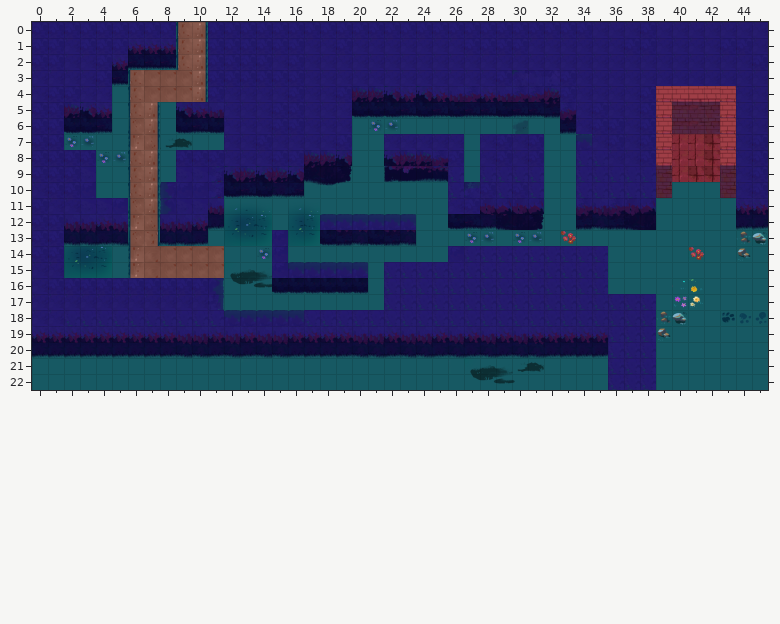
A Tiled map gets an edit: assets/maps/medium7.tmx. Above: the version before the commit.
Cells are 128x128 px. Shown: x 0..45, y 0..22.
The same view after the edit:
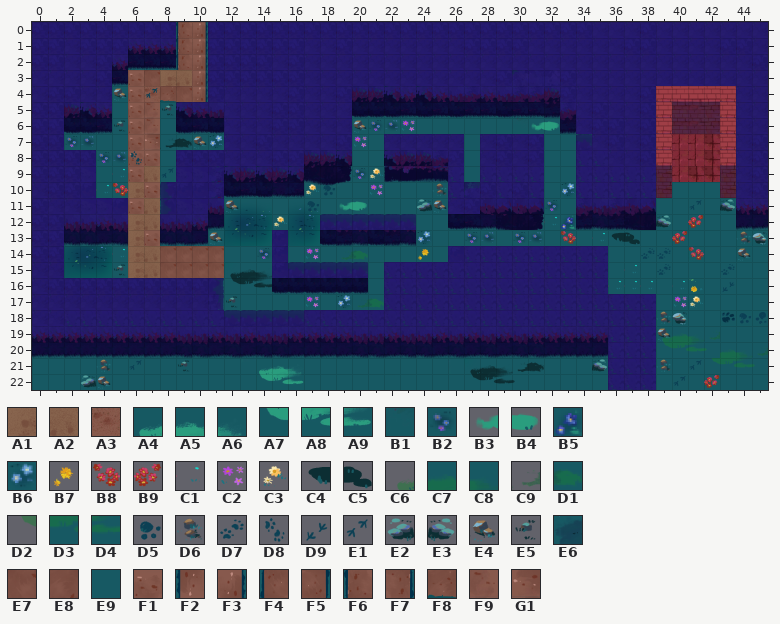
Key: from "decals-2": A1 0, A2 1, A3 67; from "decorations": A4 0, A5 1, A6 2, A7 12, A8 13, A9 14, B1 29; from "decorations-2": B2 15, B3 26, B4 27, B5 28, B6 41, B7 44, B8 53, B9 53 flipped left-right, C1 54, C2 66, C3 67, C4 72, C5 73, C6 76, C7 77, C8 78, C9 79, D1 80, D2 88, D3 89, D4 90, D5 98, D6 104, D7 110, D8 110 turned 90, D9 113, E1 113 turned 180, E2 115, E3 115 flipped left-right, E4 116, E5 117; from "path-1": E6 5, E7 72, E8 72 turned 90, E9 113, F1 162; from "path-2": F2 135 turned 270, F3 135 turned 90, F4 136 turned 270, F5 136 turned 90, F6 137 turned 270, F7 137 turned 90, F8 170; from "path-3": F9 211, G1 212.
__ is an empty cell.
Tiles replaced or removed in this view: E6, E7, E8, E9, F2, F3, F4, F5, F6, F7.
Tiles of an added or newly shown layer are drawn over the layers below it.
See-through tiles are keyed as they look on the map.
Edits made:
Changed rows in their new state; .. is an unchanged cell.
Layer "ground":
first column x 6:
 3 F1 .. A1 A2 .. .. .. .. .. .. .. .. .. .. .. .. .. .. .. .. .. .. .. .. ..
 4 F1 A3 F8 .. .. .. .. .. .. .. .. .. .. .. .. .. .. .. .. .. .. .. .. .. ..
 5 F1 F9 .. .. .. .. .. .. .. .. .. .. .. .. .. .. .. .. .. .. .. .. .. .. ..
 6 F1 F9 .. .. .. .. .. .. .. .. .. .. .. .. .. .. .. .. .. .. .. .. .. .. B1
 7 F1 G1 .. .. .. .. .. .. .. .. .. .. .. .. .. .. .. .. .. .. .. .. .. .. ..
 8 F1 F1 .. .. .. .. .. .. .. .. .. .. .. .. .. .. .. .. .. .. .. .. .. .. ..
 9 F1 A2 .. .. .. .. .. .. .. .. .. .. .. .. .. .. .. .. .. .. .. .. .. .. ..
10 A1 F1 .. .. .. .. .. .. .. .. .. .. .. .. .. .. .. .. .. .. .. .. .. .. ..
11 F1 A2 .. .. .. .. .. .. .. .. .. .. .. .. .. .. .. .. .. .. .. .. .. .. ..
12 A1 A2 .. .. .. .. .. .. .. .. .. .. .. .. .. .. .. .. .. .. .. .. .. .. ..
13 A1 F1 .. .. .. .. .. .. .. .. .. .. .. .. .. .. .. .. .. .. .. .. .. .. ..
14 A1 A2 .. .. .. .. .. .. .. .. .. .. .. .. .. .. .. .. .. .. .. .. .. .. ..
15 A1 A2 .. .. .. .. .. .. .. .. .. .. .. .. .. .. .. .. .. .. .. .. .. .. ..
first column x 14:
21 A4 A5 A6
22 A7 A8 A9
Layer "decoration" (added):
first column x 3:
 4 .. .. E4 .. E1 .. .. .. .. .. .. .. .. .. .. .. .. .. .. .. .. .. .. .. .. .. .. .. .. .. .. .. .. .. .. .. .. .. .. .. .. .. ..
 5 .. .. .. .. .. E5 .. .. .. .. .. .. .. .. .. .. .. .. .. .. .. .. .. .. .. .. .. .. .. .. .. .. .. .. .. .. .. .. .. .. .. .. ..
 6 .. .. E5 .. .. .. .. .. .. .. .. .. .. .. .. .. .. E4 .. .. C2 .. .. .. .. .. .. .. B3 B4 .. .. .. .. .. .. .. .. .. .. .. .. ..
 7 .. .. .. .. .. .. .. E4 B6 .. .. .. .. .. .. .. .. C2 .. .. .. .. .. .. .. .. .. .. .. .. .. .. .. .. .. .. .. .. .. .. .. .. ..
 8 .. .. .. D8 .. .. .. .. .. .. .. .. .. .. .. .. .. .. .. .. .. .. .. .. .. .. .. .. .. .. .. .. .. .. .. .. .. .. .. .. .. .. ..
 9 .. .. C1 .. .. E1 .. .. .. .. .. .. .. .. .. .. .. B2 C3 .. .. .. .. .. .. .. .. .. .. .. .. .. .. .. .. .. .. .. .. .. .. .. ..
10 .. C1 B8 .. .. .. .. .. .. .. .. .. .. .. C3 D5 .. .. C2 .. .. .. D6 .. .. .. .. .. .. .. B6 .. .. .. .. .. .. .. .. .. .. .. ..
11 .. .. .. .. .. .. .. .. .. E4 .. .. .. .. D5 .. B3 B4 .. .. .. E2 E4 .. .. .. .. .. .. B2 .. .. .. .. .. .. .. .. E1 .. E3 .. ..
12 .. .. .. .. .. .. .. .. .. .. .. .. C3 .. .. .. .. .. .. .. .. .. .. .. .. .. .. .. .. C1 B5 .. .. .. .. .. E3 .. B9 .. .. .. ..
13 .. .. .. .. .. .. .. .. E4 .. .. .. .. .. .. .. .. .. .. .. .. B6 .. .. .. .. .. .. .. .. .. .. C1 C4 C5 .. .. B9 .. .. .. .. ..
14 .. .. C1 .. .. .. .. .. .. .. .. .. .. .. C2 .. C9 D1 .. .. .. B7 .. .. .. .. .. .. .. .. .. .. .. .. .. D7 D7 .. .. .. .. .. ..
15 .. .. E5 .. .. .. .. .. .. .. .. .. .. .. .. .. .. .. .. .. .. .. .. .. .. .. .. .. .. .. .. .. .. .. C1 .. D7 .. .. .. D7 .. ..
16 .. .. .. .. .. .. .. .. .. .. .. .. .. .. .. .. .. .. .. .. .. .. .. .. .. .. .. .. .. .. .. .. .. C1 C1 C1 .. .. .. .. D9 .. ..
17 .. .. .. .. .. .. .. .. .. E5 .. .. .. .. C2 .. B6 C9 D1 .. .. .. .. .. .. .. .. .. .. .. .. .. .. .. .. .. .. .. .. .. .. .. ..
19 .. .. .. .. .. .. .. .. .. .. .. .. .. .. .. .. .. .. .. .. .. .. .. .. .. .. .. .. .. .. .. .. .. .. .. .. C6 C7 C8 C9 .. .. ..
20 .. .. .. .. .. .. .. .. .. .. .. .. .. .. .. .. .. .. .. .. .. .. .. .. .. .. .. .. .. .. .. .. .. .. .. .. D2 D3 D4 .. C7 C8 C9
21 .. D6 .. E1 .. .. E5 .. .. .. .. .. .. .. .. .. .. .. .. .. .. .. .. .. .. .. .. .. .. .. .. .. E3 .. .. .. D6 .. E1 D2 D3 D4 ..
22 E2 E4 .. .. .. .. .. .. .. .. .. .. .. .. .. .. .. .. .. .. .. .. .. .. .. .. .. .. .. .. .. .. .. .. .. .. .. E1 .. B9 .. .. ..
